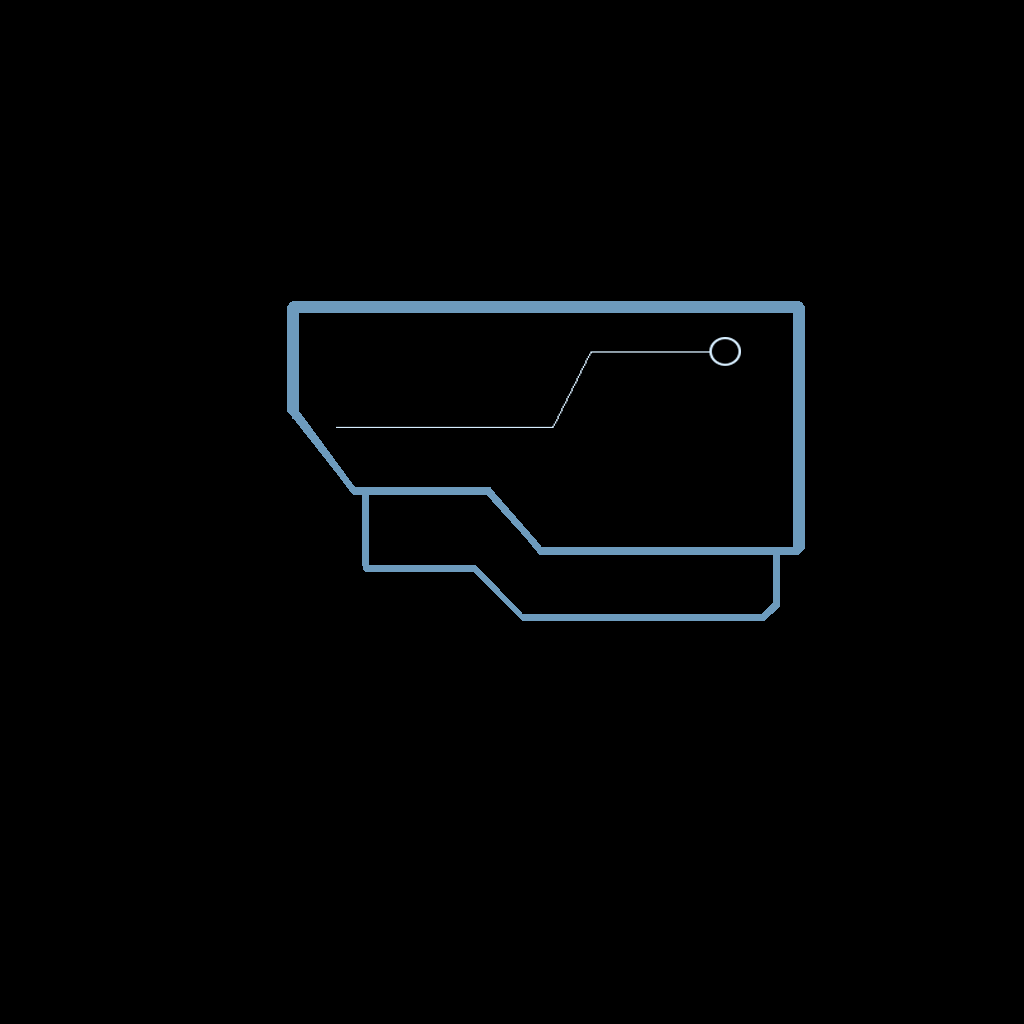
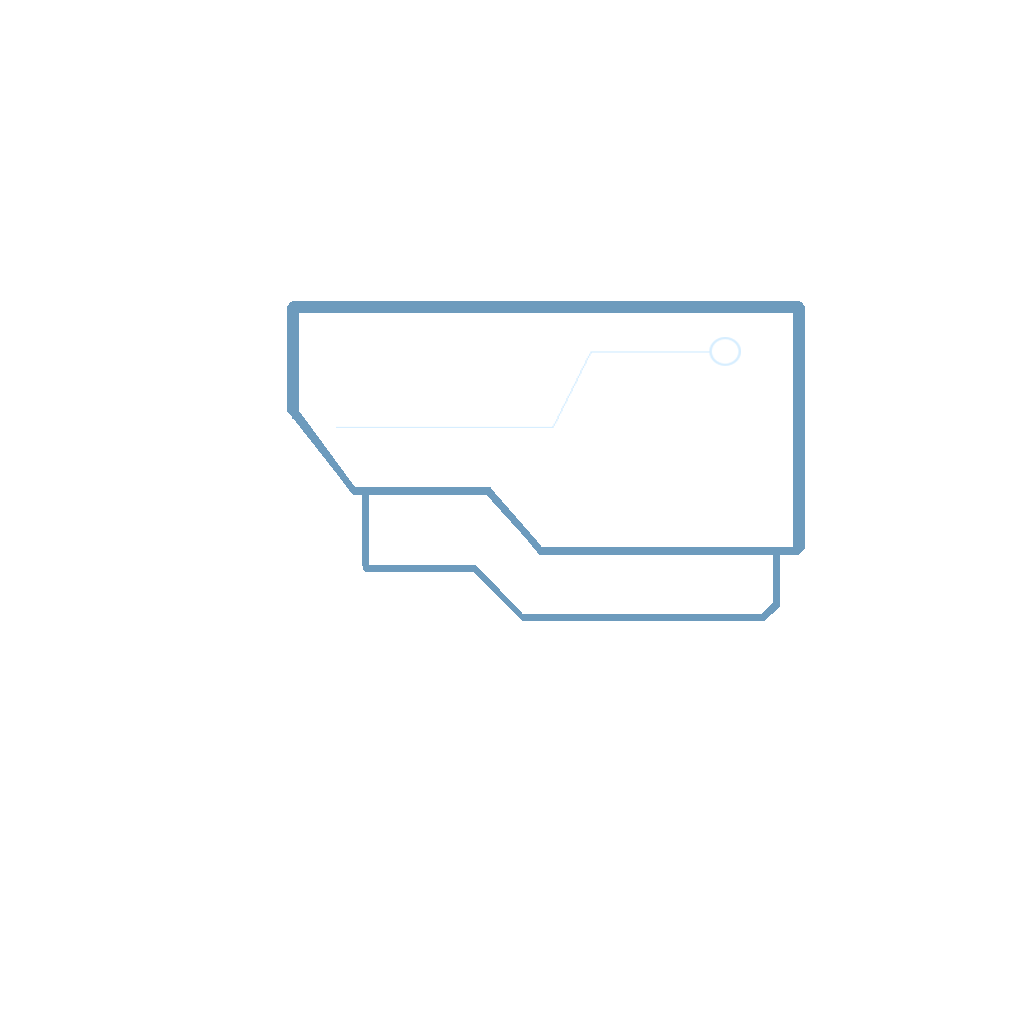
Before/after of a 1024x1024 layered artwork. What changed in the layer stack:
hid "Layer 0" over [0,0,1024,1024]
